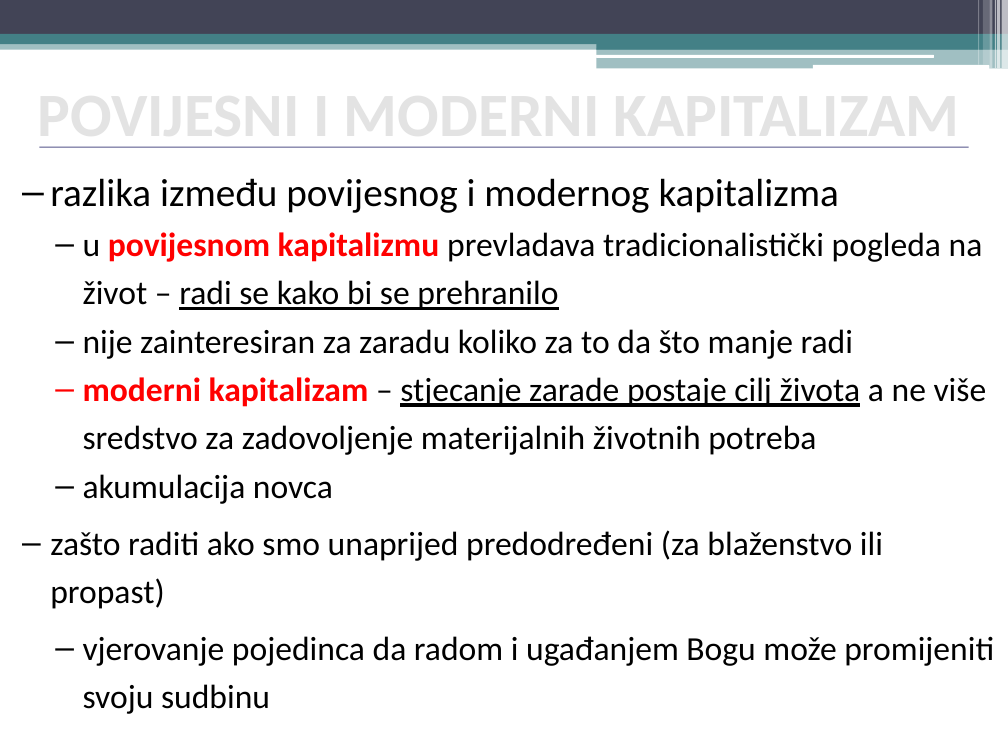
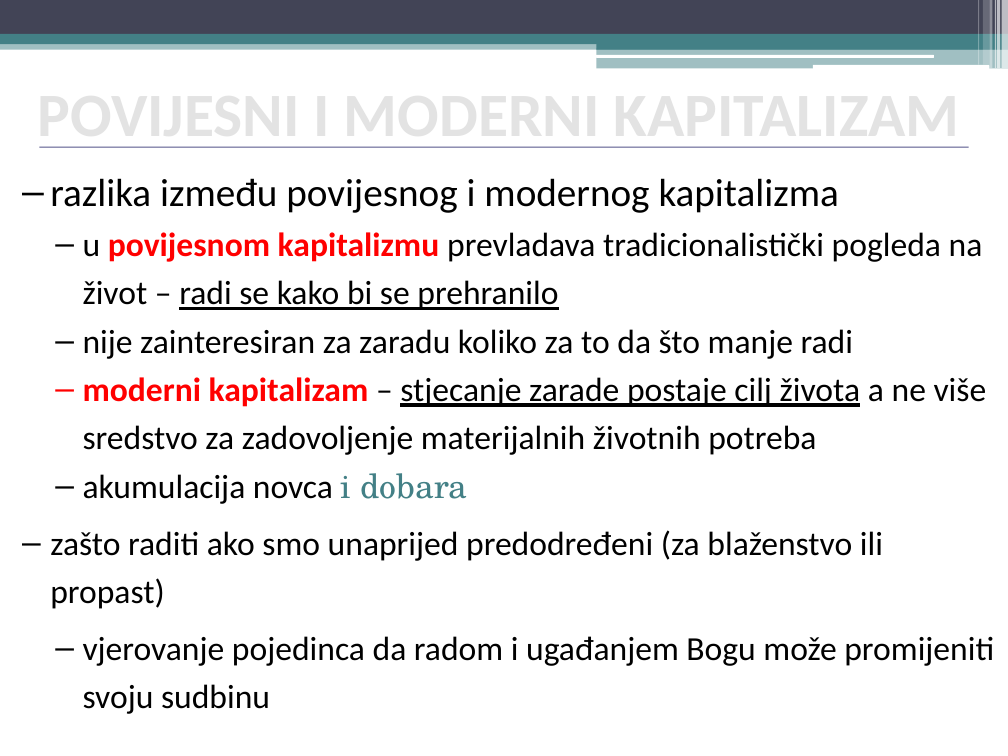
Before and after one commit to srednja-skola/sociologija, a slide deck: slide 12 of data/pptx/003_6_Max_Weber.pptx. Drawn at 1008x756 pixels with LibreOffice and Linux fonts; fonts in the diff are those of the drawing. Boxes give left, top, right and bottom in pixels: in the first picture for what was removed or moved away, otherwise in the second. Text is boxed around its words. In the diff, an @@ line names an element or a change of style, - is before the commit and + after.

```diff
--- a/data/pptx/003_6_Max_Weber.pptx
+++ b/data/pptx/003_6_Max_Weber.pptx
@@ text at box(83, 473, 468, 504): text changed @@
-  – akumulacija novca
+  – akumulacija novca i dobara
```
Also in this commit, not shown: 5 other slides changed, 3 slides added, 2 slides removed, 2 other files.
